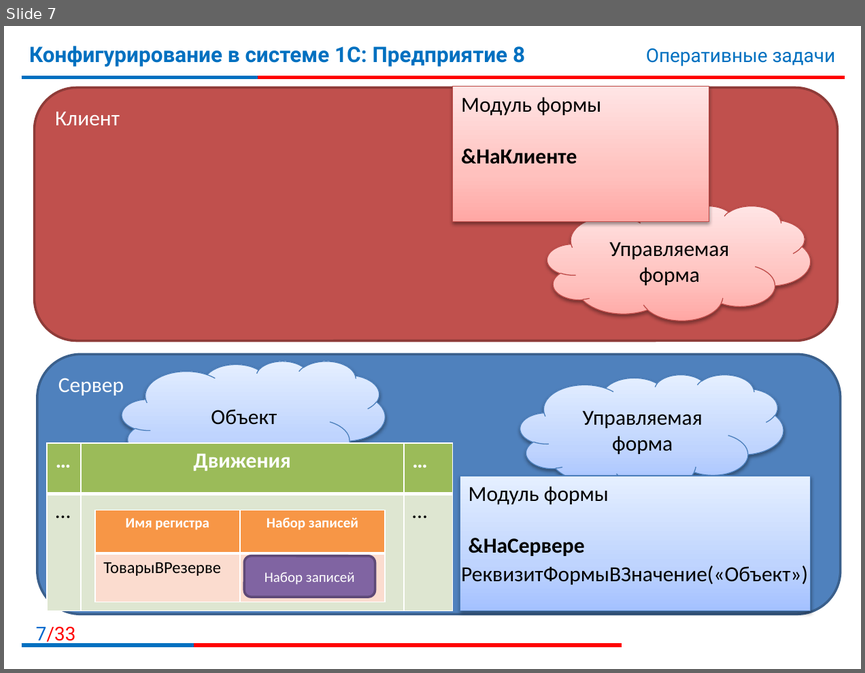
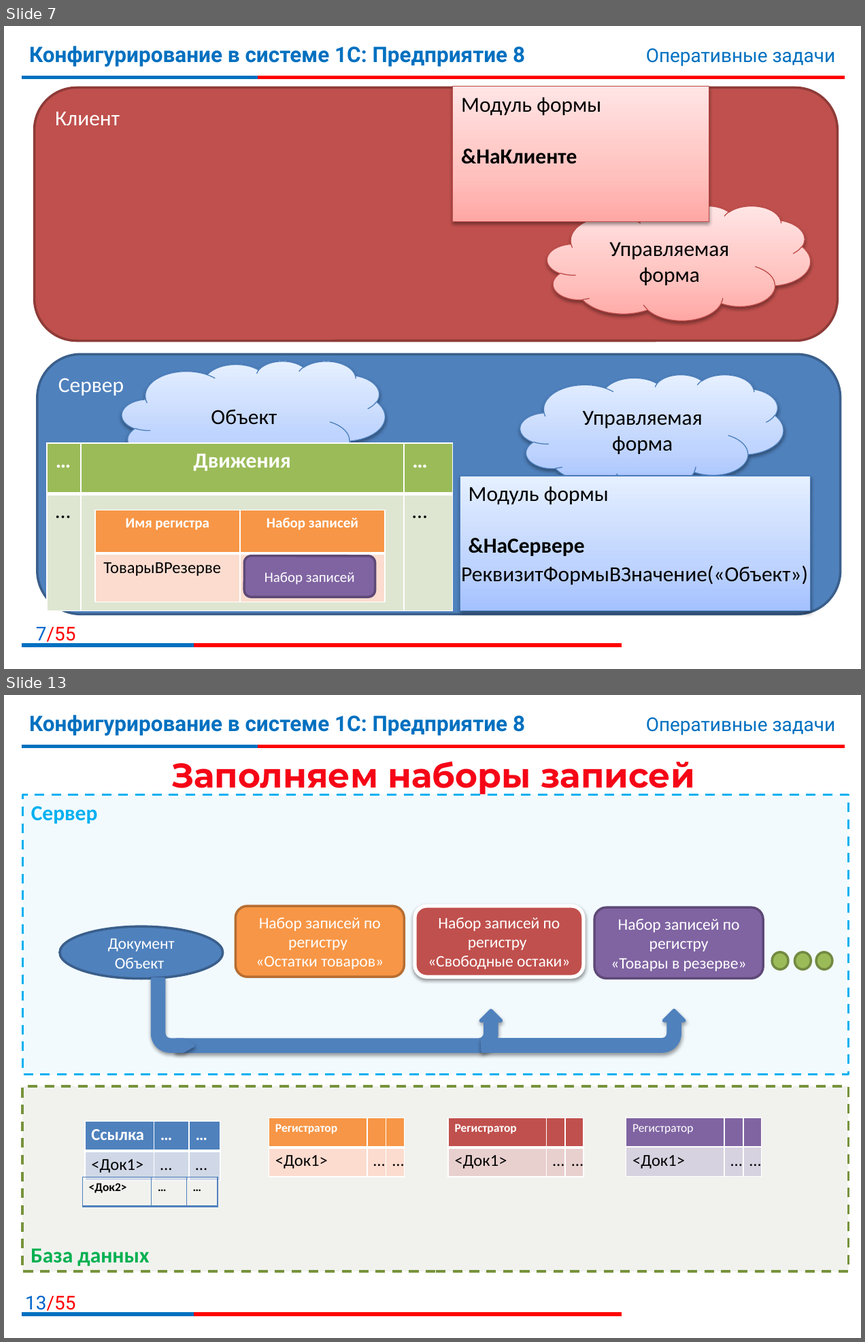
Before and after one commit to bestteacher-1c/documents_compl_kurs, a slide deck: Занятие_09/Иллюстрации_09.pptx. Shown one above the other, each under a label of ours: slide 7 before the commit, slides 7 and 13 after it; the slides between them are not shown. The pictures are 865x673 and 865x1342 pixels, drawn with LibreOffice and Linux fonts; fonts in the diff are those of the drawing; background and template pictures are left out. Boxes give left, top, right and bottom in pixels: in the first picture for what was removed or moved away, otherwise in the second. Text is boxed around its words. In the diff, an @@ line names an element or a change of style, - is before the commit and + after.

Commit message:
Занятие 9 Изменили презентацию
Переработан блок "Запись и удаление НЗ из Объекта"

```diff
--- a/Занятие_09/Иллюстрации_09.pptx
+++ b/Занятие_09/Иллюстрации_09.pptx
@@ slide 13 added at <box>4,695,861,1338</box>, background #FFFFFF; not listed: 7 template elements that a slide beside it also shows @@
@@ title added at <box>171,761,695,796</box>, 28.8 pt, text gradient #F50516 to #C00000, bold @@
+Заполняем наборы записей
@@ rectangle added at <box>23,794,849,1074</box>, fill #00B0F0 at 5% opacity, outline #00B0F0 2 pt dashed, 18 pt, text #00B0F0, bold @@
+Сервер
@@ rounded rectangle added at <box>235,906,404,977</box>, fill #F79646, outline #B76F34 2 pt, 13.5 pt, text #FFFFFF @@
+Набор записей по регистру
+«Остатки товаров»
@@ rounded rectangle added at <box>415,906,583,977</box>, fill #C0504D, outline #FFFFFF 3 pt, 13.5 pt, text #FFFFFF @@
+Набор записей по регистру
+«Свободные остаки»
@@ rounded rectangle added at <box>594,907,763,979</box>, fill #8064A2, outline #5F4A78 2 pt, 13.5 pt, text #FFFFFF @@
+Набор записей по регистру
+«Товары в резерве»
@@ ellipse added at <box>60,926,222,979</box>, fill #4F81BD, outline #3A5F8C 2 pt, 13.5 pt, text #FFFFFF @@
+Документ
+Объект
@@ ellipse added at <box>772,952,788,969</box>, fill #9BBB59, outline #738A42 2 pt @@
@@ ellipse added at <box>795,952,811,969</box>, fill #9BBB59, outline #738A42 2 pt @@
@@ ellipse added at <box>816,952,832,969</box>, fill #9BBB59, outline #738A42 2 pt @@
@@ bent arrow added at <box>152,979,192,1051</box>, fill #4F81BD, outline #4F81BD 3 pt @@
@@ bent arrow added at <box>177,1011,500,1051</box>, fill #4F81BD, outline #4F81BD 3 pt @@
@@ bent arrow added at <box>483,1011,684,1051</box>, fill #4F81BD, outline #4F81BD 3 pt @@
@@ rectangle added at <box>22,1086,848,1271</box>, fill #4F6228 at 8% opacity, outline #77933C 2 pt dashed, 18 pt, text #00B050, bold @@
+База данных
@@ table added at <box>84,1121,219,1180</box>, 2 rows, 3 columns @@
+Ссылка | … | …
+<Док1> | … | …
@@ table added at <box>269,1117,403,1176</box>, 2 rows, 3 columns @@
+Регистратор |  | 
+<Док1> | … | …
@@ table added at <box>448,1117,582,1176</box>, 2 rows, 3 columns @@
+Регистратор |  | 
+<Док1> | … | …
@@ table added at <box>626,1117,761,1176</box>, 2 rows, 3 columns @@
+Регистратор |  | 
+<Док1> | … | …
@@ table added at <box>82,1176,216,1206</box>, 1 rows, 3 columns @@
+<Док2> | … | …
@@ page number at <box>36,626,76,645</box>: text changed @@
-7/33
+7/55
```
Also in this commit, not shown: 9 slides changed, 12 other slides added, 1 other file.
